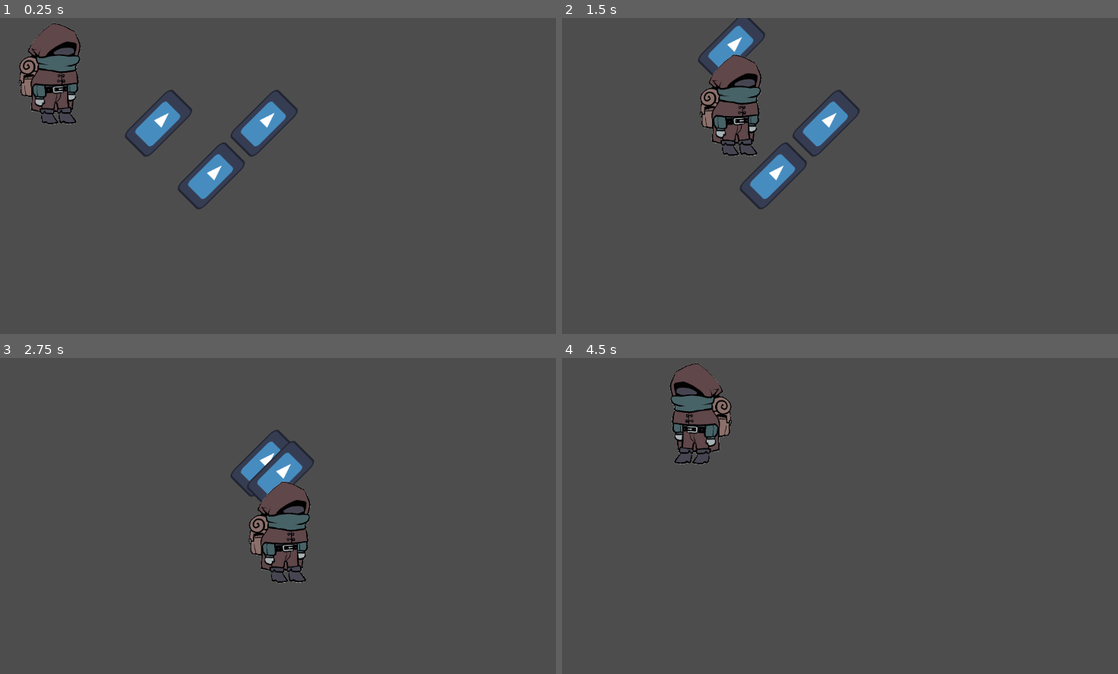
Above: before the commit, frames 1-4 (two rows, left to right).
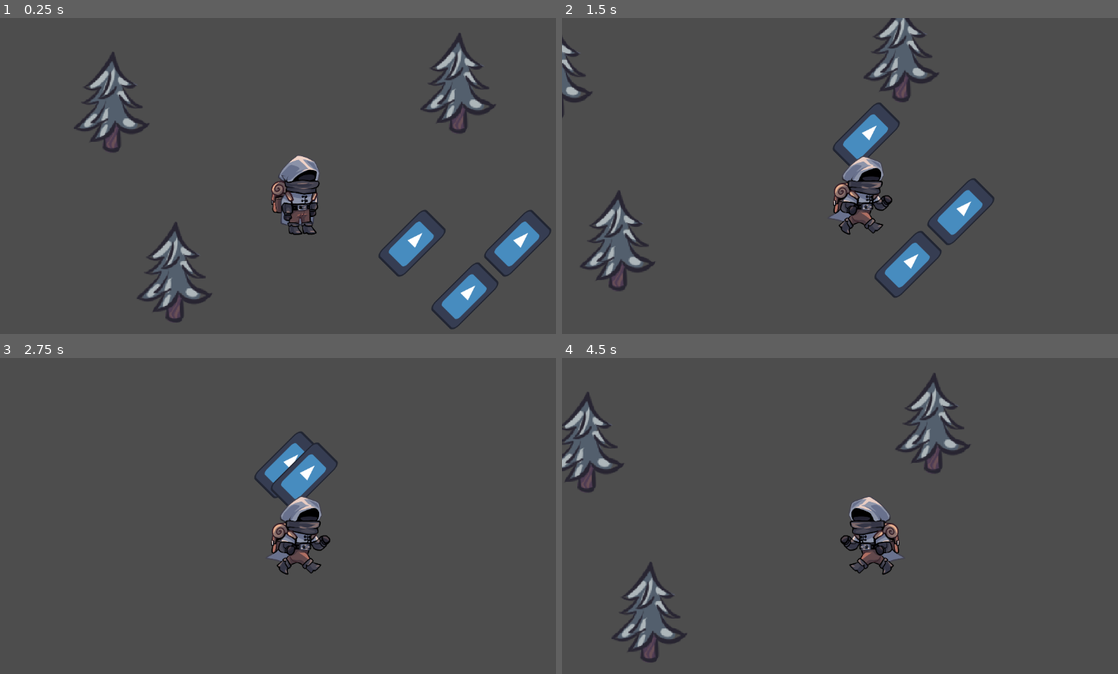
Above: after the commit, the same moments.

Repository: frozen-valley/frozen-valley
Game: Godot game, scene res://scenes/World.tscn
The game is run twice, just before and just after one commit, with the same random seed, the same clock (stepped at 60 frames per second) and the same inputs. Before the commit the project starts from res://World.tscn. The engine's default icon, where the game draws it, is replaced by a stand-in: a white triangle on a blue panel in a dark square.
Inputs:
- Up to frame 1 (0.25 s): no input
- Up to frame 2 (1.5 s): tap Enter at 0.5 s; hold Right (ui_right) 0.53-1.28 s; tap F (interact) at 0.6, 1.35 s; hold Down (ui_down) from 1.28 s (still down)
- Up to frame 3 (2.75 s): release Down (ui_down) at 2.03 s; hold Right (ui_right) from 2.03 s (still down); tap F (interact) at 2.1 s
- Up to frame 4 (4.5 s): release Right (ui_right) at 2.78 s; hold Up (ui_up) 2.78-3.53 s; tap F (interact) at 2.85, 3.6, 4.35 s; hold Left (ui_left) from 3.53 s (still down)

The runs differ from the first frame. In frame 1, 12% of the frame differs, in the area x 3-100%, y 1-99%; in frame 2, 11%; in frame 3, 3.9%; in frame 4, 7.4%.

Commit message:
attempt 2
- animated sprite
- added tree staticbody

Diff:
--- a/World.tscn
+++ /dev/null
@@ -1,18 +0,0 @@
-[gd_scene load_steps=3 format=3 uid="uid://d4cq7vev1xowi"]
-
-[ext_resource type="PackedScene" uid="uid://b5qs07i1uh2um" path="res://item.tscn" id="1_hd8n8"]
-[ext_resource type="PackedScene" uid="uid://de52svsa7v0in" path="res://player.tscn" id="2_7m2ob"]
-
-[node name="World" type="Node2D"]
-
-[node name="Item" parent="." instance=ExtResource("1_hd8n8")]
-position = Vector2(500, 200)
-
-[node name="Item2" parent="." instance=ExtResource("1_hd8n8")]
-position = Vector2(300, 200)
-
-[node name="Item3" parent="." instance=ExtResource("1_hd8n8")]
-position = Vector2(400, 300)
-
-[node name="Player" parent="." instance=ExtResource("2_7m2ob")]
-position = Vector2(96, 96)
--- a/player.tscn
+++ /dev/null
@@ -1,20 +0,0 @@
-[gd_scene load_steps=4 format=3 uid="uid://de52svsa7v0in"]
-
-[ext_resource type="Script" path="res://player.gd" id="1_yisvx"]
-[ext_resource type="Texture2D" uid="uid://bvx32qqrtbh7o" path="res://player.png" id="2_n72h5"]
-
-[sub_resource type="CapsuleShape2D" id="CapsuleShape2D_ew5rr"]
-radius = 27.0
-height = 92.0
-
-[node name="Player" type="CharacterBody2D"]
-scale = Vector2(2, 2)
-script = ExtResource("1_yisvx")
-
-[node name="Sprite2D" type="Sprite2D" parent="."]
-scale = Vector2(0.1, 0.1)
-texture = ExtResource("2_n72h5")
-
-[node name="CollisionShape2D" type="CollisionShape2D" parent="."]
-position = Vector2(4, 6)
-shape = SubResource("CapsuleShape2D_ew5rr")
--- a/project.godot
+++ b/project.godot
@@ -11,7 +11,7 @@
 [application]
 
 config/name="Frozen Valley"
-run/main_scene="res://World.tscn"
+run/main_scene="res://scenes/World.tscn"
 config/features=PackedStringArray("4.3", "Forward Plus")
 config/icon="res://icon.svg"
 
--- /dev/null
+++ b/scenes/World.tscn
@@ -0,0 +1,31 @@
+[gd_scene load_steps=4 format=3 uid="uid://d4cq7vev1xowi"]
+
+[ext_resource type="PackedScene" uid="uid://b5qs07i1uh2um" path="res://scenes/item.tscn" id="1_ybk0r"]
+[ext_resource type="PackedScene" uid="uid://de52svsa7v0in" path="res://scenes/player.tscn" id="2_rl5vm"]
+[ext_resource type="PackedScene" uid="uid://drsrtqvvlldm4" path="res://scenes/tree.tscn" id="3_6e2c5"]
+
+[node name="World" type="Node2D"]
+y_sort_enabled = true
+
+[node name="Item" parent="." instance=ExtResource("1_ybk0r")]
+position = Vector2(500, 200)
+
+[node name="Item2" parent="." instance=ExtResource("1_ybk0r")]
+position = Vector2(300, 200)
+
+[node name="Item3" parent="." instance=ExtResource("1_ybk0r")]
+position = Vector2(400, 300)
+
+[node name="Player" parent="." instance=ExtResource("2_rl5vm")]
+position = Vector2(96, 96)
+
+[node name="Camera2D" type="Camera2D" parent="Player"]
+
+[node name="StaticBody2D" parent="." instance=ExtResource("3_6e2c5")]
+position = Vector2(387, -30)
+
+[node name="StaticBody2D2" parent="." instance=ExtResource("3_6e2c5")]
+position = Vector2(-269, 6)
+
+[node name="StaticBody2D3" parent="." instance=ExtResource("3_6e2c5")]
+position = Vector2(-150, 329)
--- a/item.tscn
+++ b/scenes/item.tscn
@@ -1,6 +1,6 @@
 [gd_scene load_steps=4 format=3 uid="uid://b5qs07i1uh2um"]
 
-[ext_resource type="Script" path="res://item.gd" id="1_vjvyv"]
+[ext_resource type="Script" path="res://scripts/item.gd" id="1_vjvyv"]
 [ext_resource type="Texture2D" uid="uid://dlfuhn5twteud" path="res://icon.svg" id="2_6jae3"]
 
 [sub_resource type="CircleShape2D" id="CircleShape2D_flr71"]
--- /dev/null
+++ b/scenes/player.tscn
@@ -0,0 +1,41 @@
+[gd_scene load_steps=6 format=3 uid="uid://de52svsa7v0in"]
+
+[ext_resource type="Script" path="res://scripts/player.gd" id="1_yisvx"]
+[ext_resource type="Texture2D" uid="uid://bvx32qqrtbh7o" path="res://sprites/player.png" id="2_n72h5"]
+[ext_resource type="Texture2D" uid="uid://ql31cdmw5w62" path="res://sprites/player_walk.png" id="3_cfsha"]
+
+[sub_resource type="SpriteFrames" id="SpriteFrames_sssw1"]
+animations = [{
+"frames": [{
+"duration": 1.0,
+"texture": ExtResource("2_n72h5")
+}],
+"loop": true,
+"name": &"idle",
+"speed": 5.0
+}, {
+"frames": [{
+"duration": 1.0,
+"texture": ExtResource("3_cfsha")
+}],
+"loop": true,
+"name": &"walk",
+"speed": 5.0
+}]
+
+[sub_resource type="CapsuleShape2D" id="CapsuleShape2D_ew5rr"]
+radius = 12.5
+height = 45.0
+
+[node name="Player" type="CharacterBody2D"]
+scale = Vector2(2, 2)
+script = ExtResource("1_yisvx")
+
+[node name="AnimatedSprite2D" type="AnimatedSprite2D" parent="."]
+scale = Vector2(0.2, 0.2)
+sprite_frames = SubResource("SpriteFrames_sssw1")
+animation = &"idle"
+
+[node name="CollisionShape2D" type="CollisionShape2D" parent="."]
+position = Vector2(-5, 13)
+shape = SubResource("CapsuleShape2D_ew5rr")
--- /dev/null
+++ b/scenes/tree.tscn
@@ -0,0 +1,18 @@
+[gd_scene load_steps=3 format=3 uid="uid://drsrtqvvlldm4"]
+
+[ext_resource type="Texture2D" uid="uid://c5llqesdnbwe3" path="res://sprites/Drvo.png" id="1_48ghw"]
+
+[sub_resource type="CircleShape2D" id="CircleShape2D_dksyn"]
+radius = 16.0312
+
+[node name="StaticBody2D" type="StaticBody2D"]
+
+[node name="Sprite2D" type="Sprite2D" parent="."]
+texture_filter = 1
+position = Vector2(145, -138)
+scale = Vector2(1.8, 1.8)
+texture = ExtResource("1_48ghw")
+
+[node name="CollisionShape2D" type="CollisionShape2D" parent="."]
+position = Vector2(1, 1)
+shape = SubResource("CircleShape2D_dksyn")
--- a/player.gd
+++ b/scripts/player.gd
@@ -7,6 +7,8 @@
 var move_y: float = 0
 var direction_x: int = 1
 var pickup_queue: Array[Pickupable]
+
+@onready var animated_sprite = $AnimatedSprite2D
 
 func _add_to_inventory(item: Pickupable) -> void:
 	item.pick_me_up(self)
@@ -41,6 +43,11 @@
 		direction_x *= -1
 		scale.x = default_scale_x * -1
 
+	if move != Vector2(0,0):
+		animated_sprite.play("walk")
+	else:
+		animated_sprite.play("idle")
+
 	# Update the velocity
 	velocity = move * SPEED
 	move_and_slide()
Binary file removed: player.png
Renamed: item.gd -> scripts/item.gd
Binary file added: sprites/Drvo.png
Not shown, changed: sprites/Drvo.png.import
Binary file added: sprites/player.png
Not shown, added: sprites/player.png.import
Binary file added: sprites/player_walk.png
Not shown, added: sprites/player_walk.png.import
Not shown, added: .DS_Store
